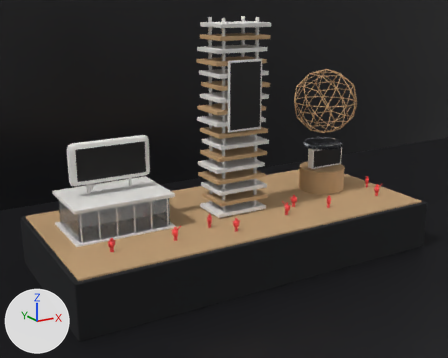
The Blender file site/models-src/maquette.blend as it was, and as the next commit left it.
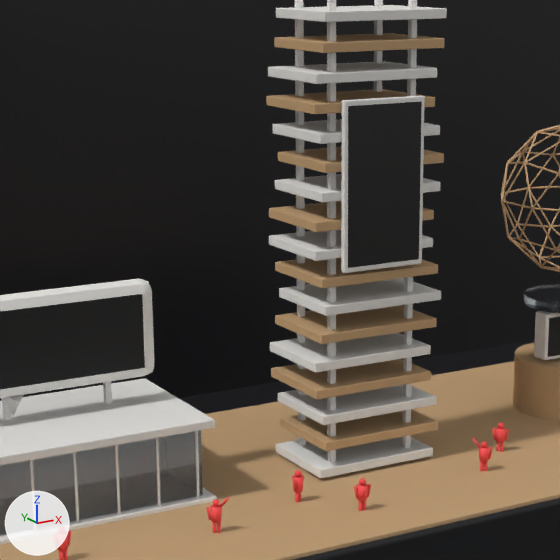
Each version appears first from a 50 mm lens placed at (-3.76, -6.21, 2.54), pointed at (-0.32, -0.38, 0.54), and next in a close-up on the part from 19% to 71% of the width and 5% to 70% of the height. The axes (+X, +Y, +Z) are drawn at lower left. The lights are the same throughout. The last two pictures show the newer version.

Script lines for the objects in view, before the commit:
```python
me_cube_036 = bpy.data.meshes.new('Cube.036')
me_cube_036.from_pydata(...)  # a box spanning x -0.22..0.22, y -0.015..0.015, z -0.4..0.4
me_cube_036.materials.append(mat_card)  # white #edebe7
me_cylinder = bpy.data.meshes.new('Cylinder')
me_cylinder.from_pydata(...)  # a 64-sided cylinder along z spanning x -0.3..0.3, y -0.3..0.3, z -0.16..0.16
me_cylinder.materials.append(mat_basswood)  # brown #c9a57a
me_plane_001 = bpy.data.meshes.new('Plane.001')
me_plane_001.from_pydata([(-0.2, 0.0, -0.375), (0.2, 0.0, -0.375), (-0.2, 0.0, 0.375), (0.2, 0.0, 0.375)], [], [(0, 1, 3, 2)])
me_plane_001.materials.append(mat_screen)  # black #272727
ob_laser_base = bpy.data.objects.new('Laser_Base', me_cylinder)
ob_laser_base.location = (1.5, 0.1, 0.16)
ob_screen_bridj = bpy.data.objects.new('Screen_Bridj', me_plane_001)
ob_screen_bridj.location = (0.0, -0.316, 1.45)
ob_tower_panel = bpy.data.objects.new('Tower_Panel', me_cube_036)
ob_tower_panel.location = (0.0, -0.3, 1.45)
_m = ob_tower_panel.modifiers.new('bevel', 'BEVEL')
_m.width = 0.006
_m.width_pct = 0.006
_m.segments = 2
# also in view: 'Tower_Slab_13' at (-0.03, -0.05, 1.82); 'Tower_Slab_03' at (-0.02, -0.05, 0.47); 'Tower_Slab_08' at (-0.02, -0.05, 1.14); 'Plinth_Top' at (0.0, 0.0, 0.0); 'Tower_Slab_04' at (-0.03, -0.05, 0.6)
```
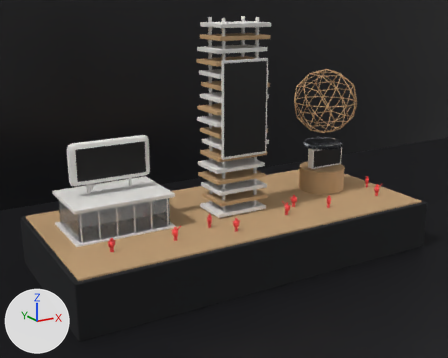
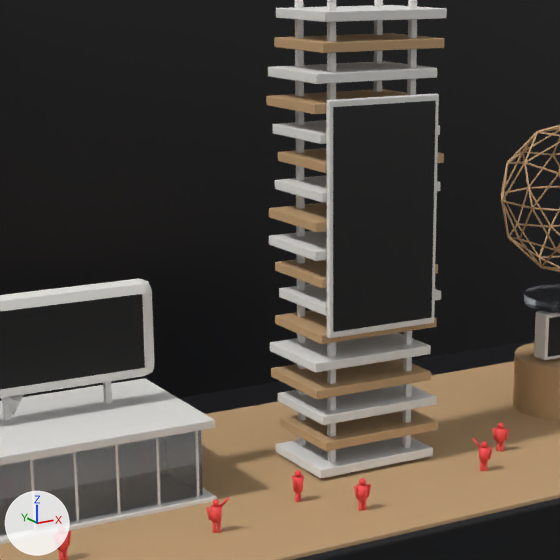
Where the change shows, as pixel boxes (x1, y1, x2, y2) in the close-ups (560 x 560 px):
'Screen_Bridj', reshaped, moved (39% wider, 38% taller)
    before: (348, 101, 422, 268)
    after: (333, 101, 436, 332)
'Tower_Panel', moved, rescaled (34% wider, 37% taller)
    before: (341, 95, 425, 273)
    after: (326, 94, 439, 338)
'Tower_Slab_06', unchanged, covered by the edit
    before: (279, 278, 441, 316)
    after: (279, 284, 441, 316)

The change, as a diff of the scene's bpy script:
```diff
--- a/site/models-src/maquette.blend.py
+++ b/site/models-src/maquette.blend.py
@@ me_cube_036 @@
 # used by ob_tower_panel; location = (0.0, -0.3, 1.45)
-me_cube_036.from_pydata(...)  # 8 vertices, 6 faces; spans x -0.22..0.22, y -0.015..0.015, z -0.4..0.4
+me_cube_036.from_pydata(...)  # 8 vertices, 6 faces; spans x -0.3..0.3, y -0.015..0.015, z -0.555..0.555
+# me_cube_036 part 1: the whole mesh is scaled about its middle by (1.36, 1, 1.39)
 me_cube_036.materials.append(mat_card)
@@ me_plane_001 @@
 # used by ob_screen_bridj; location = (0.0, -0.316, 1.45)
-me_plane_001.from_pydata(...)  # 4 vertices, 1 face; spans x -0.2..0.2, y 0.0, z -0.375..0.375
-me_plane_001.vertices[0].co = (-0.2, 0.0, -0.375)  # pixel (347, 267)
-me_plane_001.vertices[1].co = (0.2, 0.0, -0.375)  # pixel (418, 259)
-me_plane_001.vertices[2].co = (-0.2, 0.0, 0.375)  # pixel (348, 106)
-me_plane_001.vertices[3].co = (0.2, 0.0, 0.375)  # pixel (421, 101)
+me_plane_001.from_pydata(...)  # 4 vertices, 1 face; spans x -0.28..0.28, y 0.0, z -0.525..0.525
+# me_plane_001 part 2
+me_plane_001.vertices[0].co = (-0.28, 0.0, -0.525)  # pixel (333, 332)
+me_plane_001.vertices[1].co = (0.28, 0.0, -0.525)  # pixel (431, 317)
+me_plane_001.vertices[2].co = (-0.28, 0.0, 0.525)  # pixel (333, 107)
+me_plane_001.vertices[3].co = (0.28, 0.0, 0.525)  # pixel (435, 100)
 me_plane_001.materials.append(mat_screen)
@@ ob_tower_panel @@
 ob_tower_panel = bpy.data.objects.new('Tower_Panel', me_cube_036)
-ob_tower_panel.location = (0.0, -0.3, 1.45)
+ob_tower_panel.location = (0.0, -0.3, 1.3)
 _m = ob_tower_panel.modifiers.new('bevel', 'BEVEL')
@@ ob_screen_bridj @@
 ob_screen_bridj = bpy.data.objects.new('Screen_Bridj', me_plane_001)
-ob_screen_bridj.location = (0.0, -0.316, 1.45)
+ob_screen_bridj.location = (0.0, -0.316, 1.3)
```
